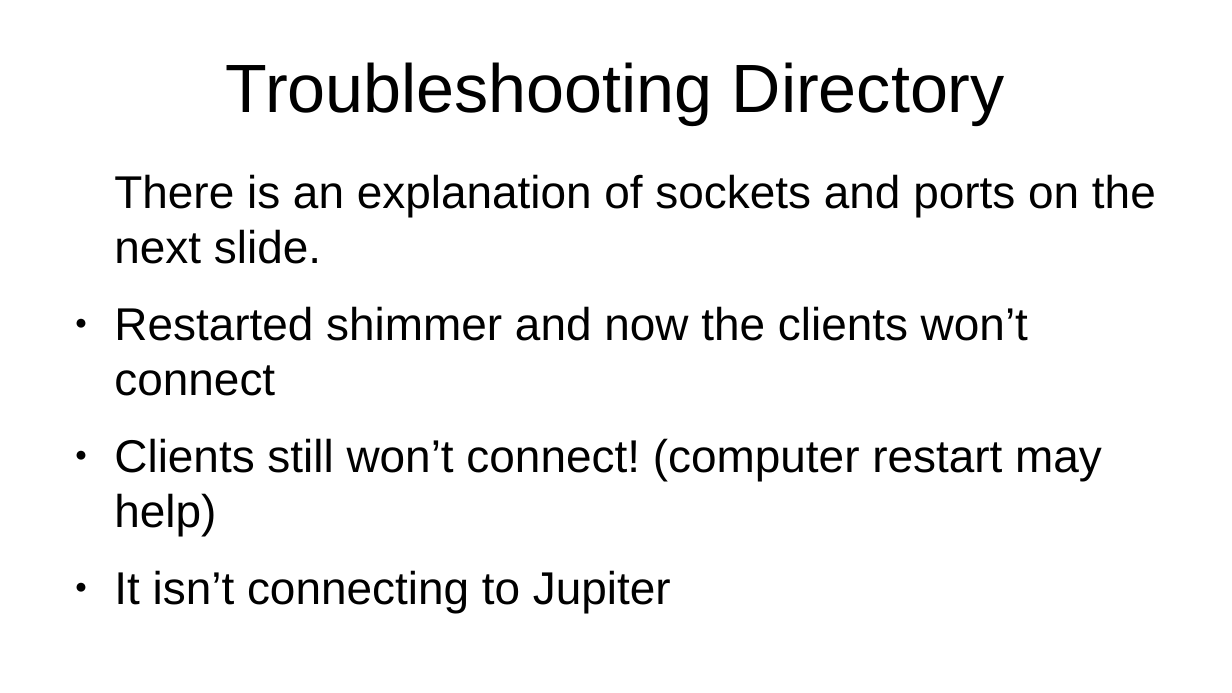
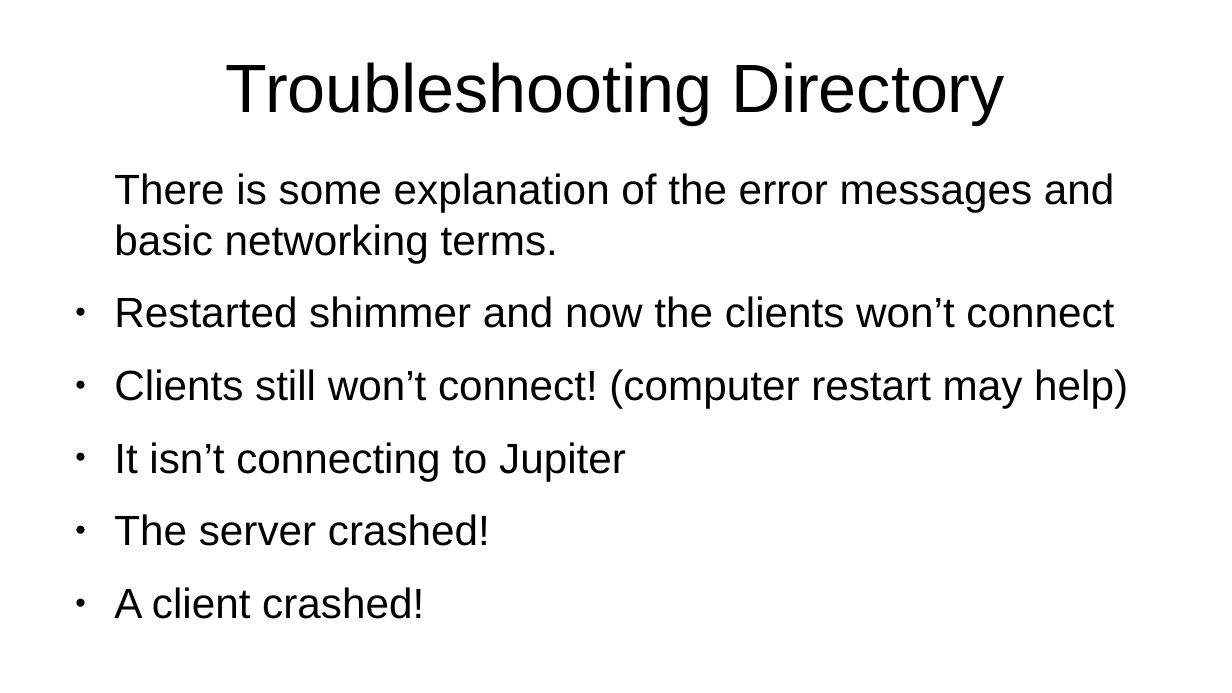
Before and after one commit to seventeenmagpie/skope-mrshim, a slide deck: slide 37 of shimmer/docs/user_guide_with_images.odp. Drawn at 1232x693 pixels with LibreOffice and Linux fonts; fonts in the diff are those of the drawing. Boxes give left, top, right and bottom in pixels: in the first picture for what was removed or moved away, otherwise in the second. Text is boxed around its words. In the diff, an @@ line names an element or a change of style, - is before the commit and + after.

```diff
--- a/shimmer/docs/user_guide_with_images.odp
+++ b/shimmer/docs/user_guide_with_images.odp
@@ text at <box>114,173,1114,263</box>: text changed; size 29.6 to 27.2 pt @@
-There is an explanation of sockets and ports on the next slide.
+There is some explanation of the error messages and basic networking terms.
@@ text at <box>114,296,1128,481</box>: size 29.6 to 27.2 pt in "Restarted shimmer and now the clients won’t ...", "Clients still won’t connect! (computer restart may ...", "It isn’t connecting to Jupiter" @@
@@ text at <box>114,514,490,546</box>: paragraphs added @@
+● The server crashed!
+● A client crashed!
```
Also in this commit, not shown: 12 other slides changed, 4 slides added, 19 other files.
